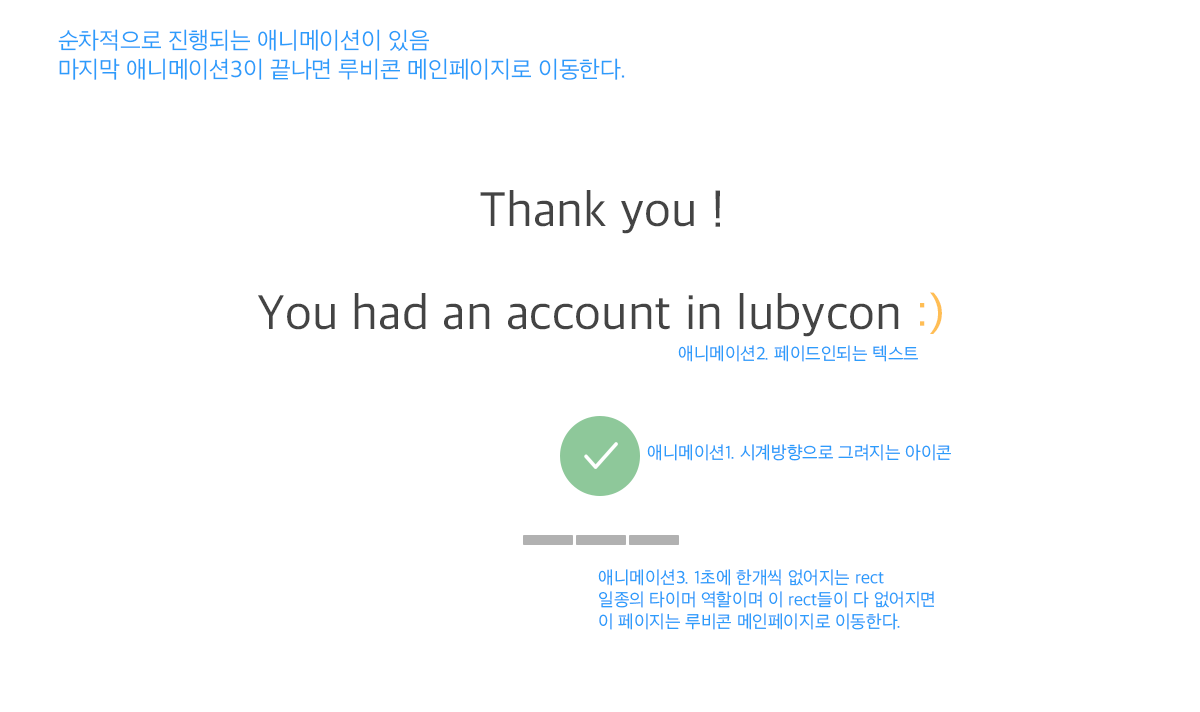
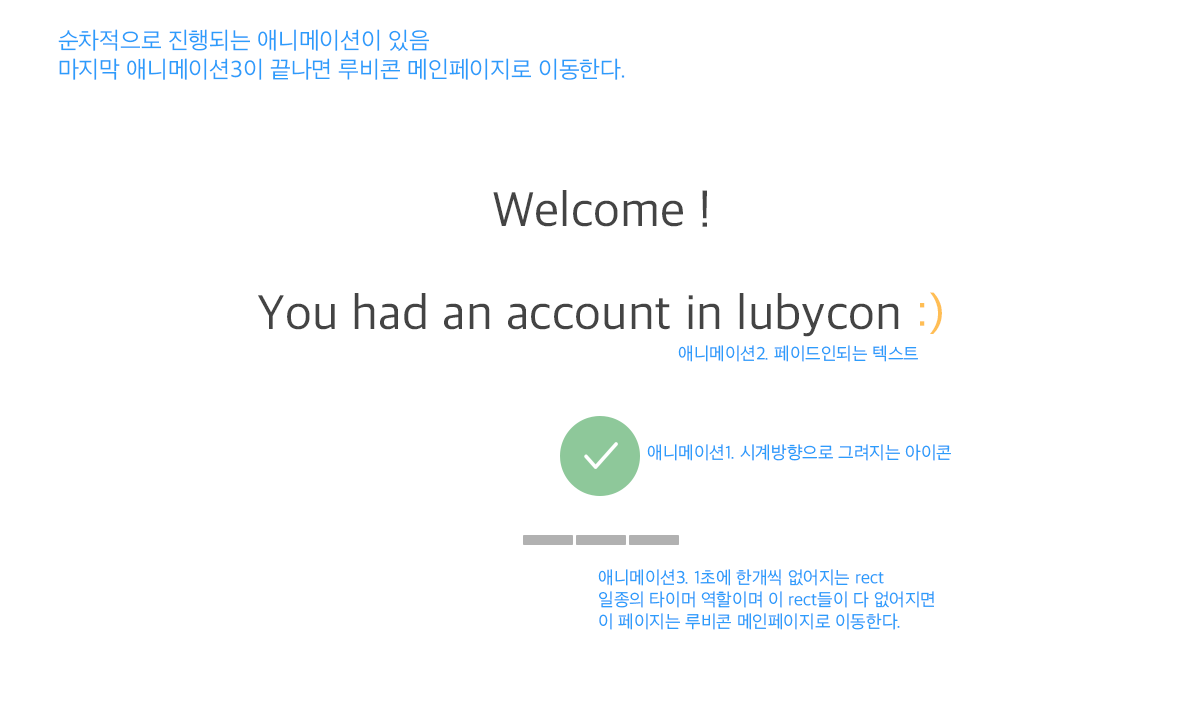
Layered file, before and after one edit (1200px x 712px). Changes by layer:
renamed "Thank you !" to "Welcome !", painted on it over [480, 190, 720, 234]
